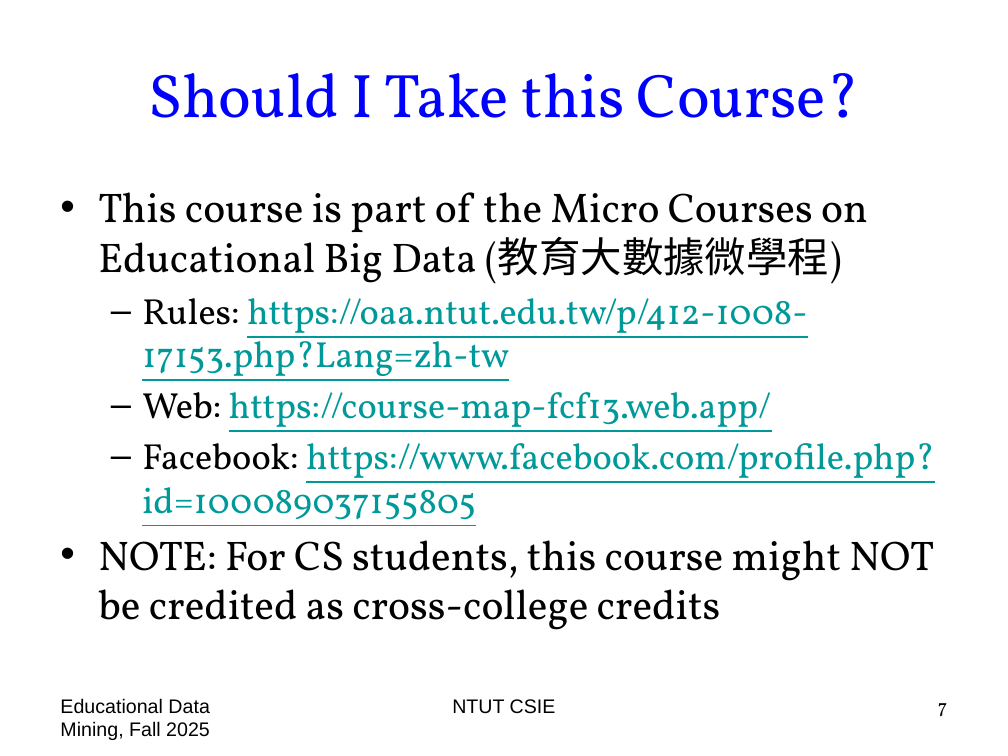
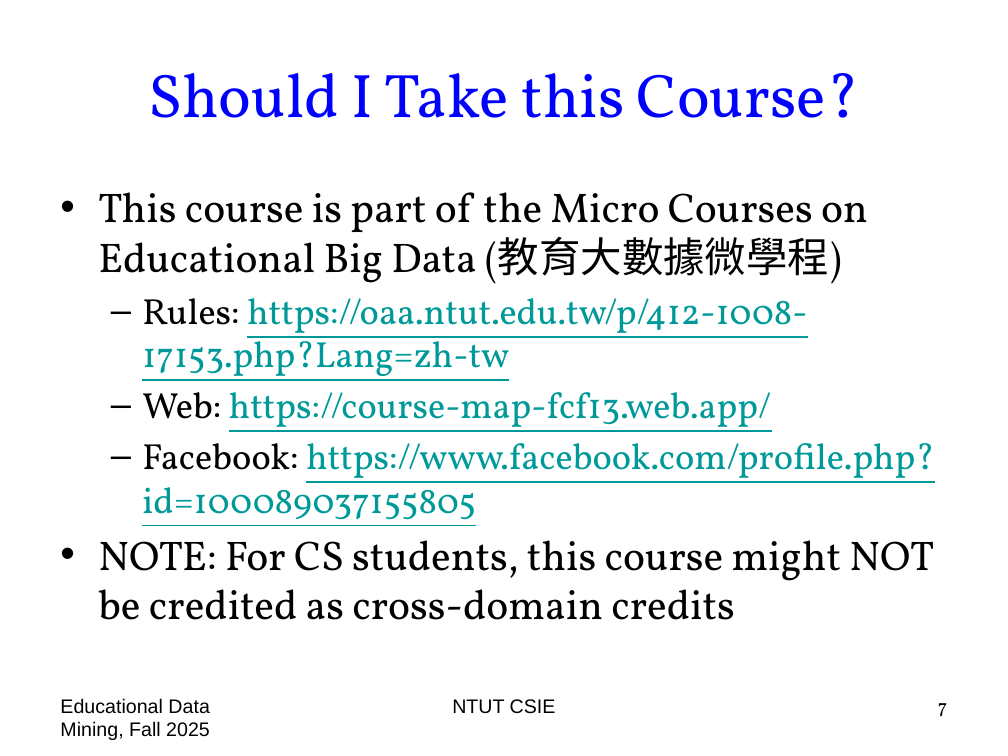
Before and after one commit to chriswjh/chriswjh.github.io, a slide deck: slide 7 of EDM/00-overview.pptx. Drawn at 1008x756 pixels with LibreOffice and Linux fonts; fonts in the diff are those of the drawing. Boxes give left, top, right and bottom in pixels: in the first picture for what was removed or moved away, otherwise in the second. Text is boxed around its words. In the diff, an @@ line names an element or a change of style, - is before the commit and + after.

```diff
--- a/EDM/00-overview.pptx
+++ b/EDM/00-overview.pptx
@@ text at (x1=98, y1=540, x2=934, y2=620): text changed @@
-• NOTE: For CS students, this course might NOT be credited as cross-college credits
+• NOTE: For CS students, this course might NOT be credited as cross-domain credits
```
Also in this commit, not shown: 6 other slides changed, 1 slide added.
